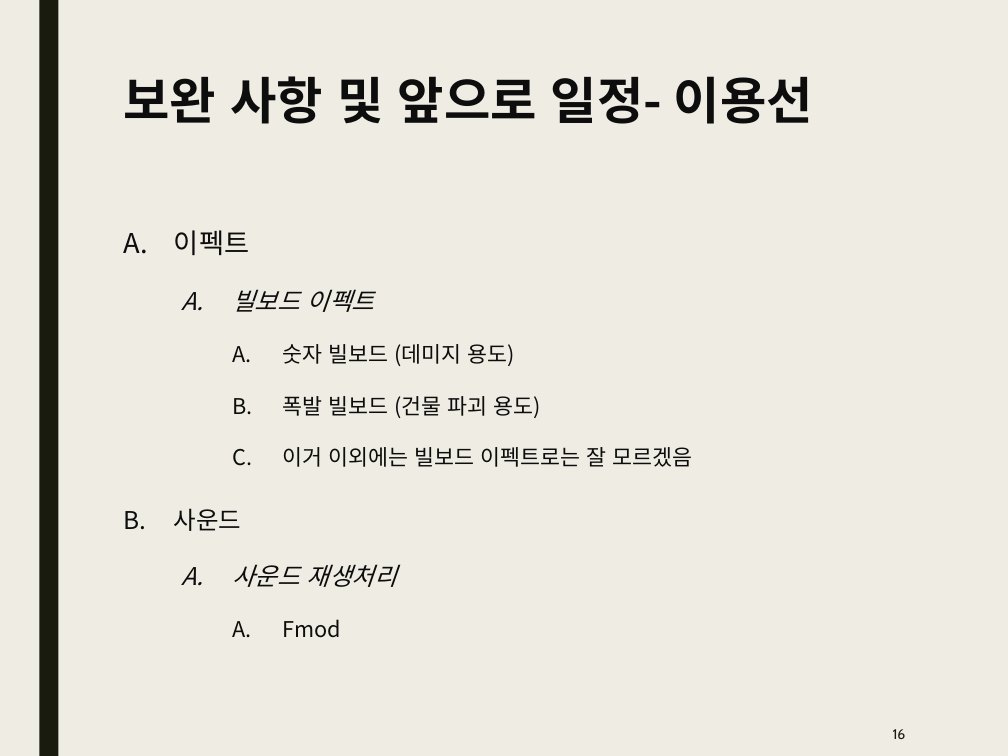
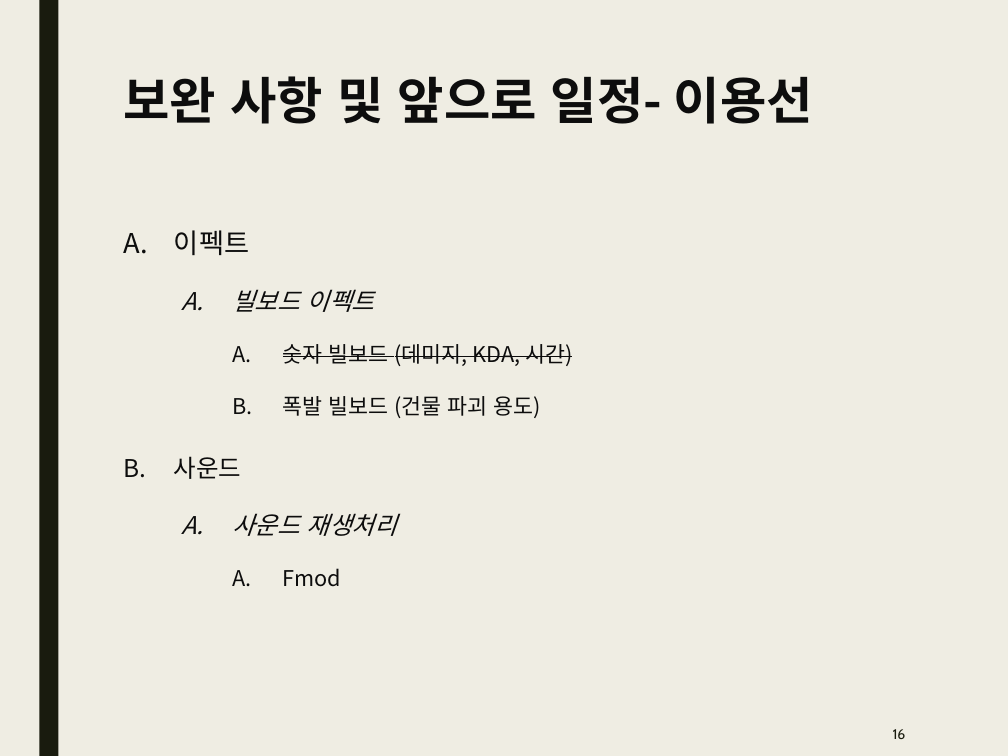
Before and after one commit to Kim2Kang/Documents, a slide deck: slide 16 of 진행사항.pptx. Drawn at 1008x756 pixels with LibreOffice and Linux fonts; fonts in the diff are those of the drawing. Boxes give left, top, right and bottom in pixels: in the first picture for what was removed or moved away, otherwise in the second. Text is boxed around its words. In the diff, an @@ line names an element or a change of style, - is before the commit and + after.

Commit message:
진행사항 업로드
진행사항 업로드

```diff
--- a/진행사항.pptx
+++ b/진행사항.pptx
@@ text at [283, 344, 572, 366]: text changed @@
-    A. 숫자 빌보드 (데미지 용도)
+    A. 숫자 빌보드 (데미지, KDA, 시간)
@@ text at [283, 447, 692, 467]: paragraph removed @@
-    C. 이거 이외에는 빌보드 이펙트로는 잘 모르겠음
```
Also in this commit, not shown: 4 other slides changed.
